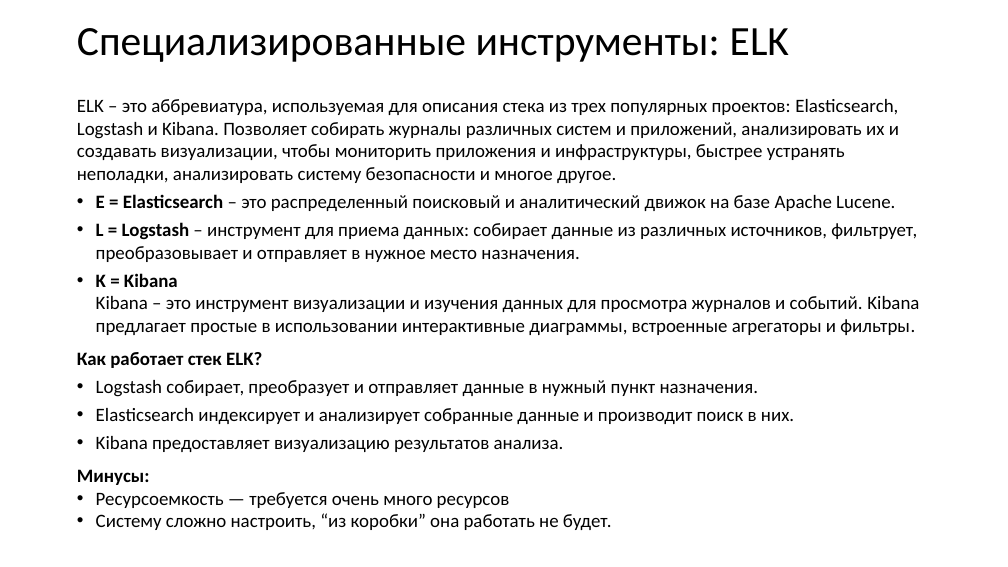
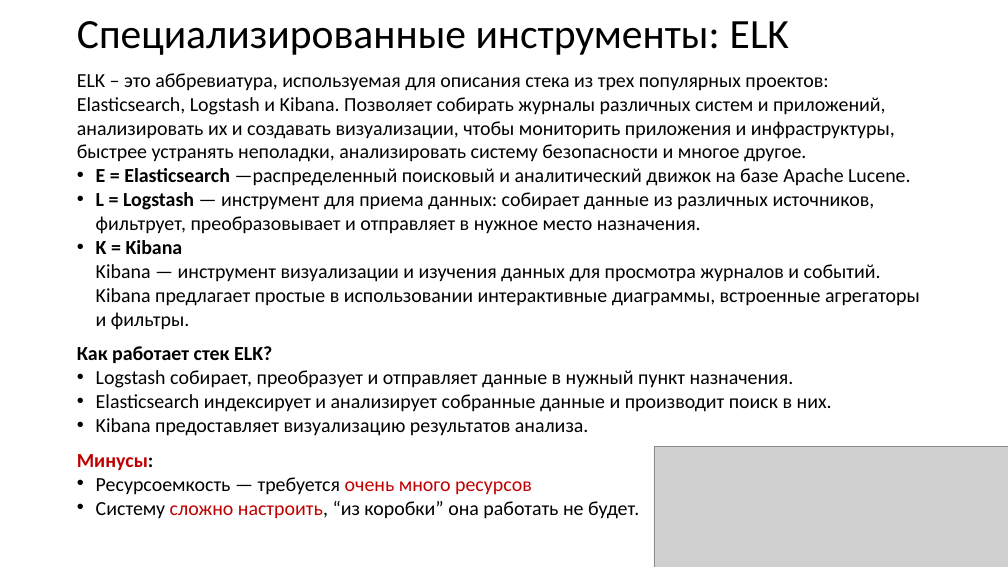
Before and after one commit to xtrueman/prog_instruments, a slide deck: slide 53 of presentations/Logging.pptx (slide 43 before the commit). Drawn at 1008x567 pixels with LibreOffice and Linux fonts; fonts in the diff are those of the drawing; grey boxes stand for pictures. Boxes give left, top, right and bottom in pixels: in the first picture for what was removed or moved away, otherwise in the second. Text is boxed around its words. In the diff, an @@ line names an element or a change of style, - is before the commit and + after.

```diff
--- a/presentations/Logging.pptx
+++ b/presentations/Logging.pptx
@@ title "Специализированные инструменты: ELK": place and size @@
-title "Специализированные инструменты: ELK" at [77,28,789,62]
+title "Специализированные инструменты: ELK" at [77,21,789,55]
@@ text "ELK – это аббревиатура, используемая ...": place and size @@
-text "ELK – это аббревиатура, используемая ..." at [77,99,919,530]
+text "ELK – это аббревиатура, используемая ..." at [77,73,920,519]
@@ text at [77,73,895,519]: size 18 to 19 pt in "ELK – это аббревиатура, используемая для описания ...", "Как работает стек ELK?", "Logstash собирает, преобразует и отправляет данные в ...", "Elasticsearch индексирует и анализирует собранные данные и ..." and 4 more places; text colour #000000 to #C00000 in "Минусы:", "очень много ресурсов", "сложно настроить,"; less space between paragraphs @@
@@ text at [96,168,920,330]: text changed; size 18 to 19 pt @@
-• E = Elasticsearch – это распределенный поисковый и аналитический движок на базе Apache Lucene.
-• L = Logstash – инструмент для приема данных: собирает данные из различных источников, фильтрует, преобразовывает и отправляет в нужное место назначения.
-• K = Kibana
-  Kibana – это инструмент визуализации и изучения данных для просмотра журналов и событий. Kibana предлагает простые в использовании интерактивные диаграммы, встроенные агрегаторы и фильтры.
+• E = Elasticsearch —распределенный поисковый и аналитический движок на базе Apache Lucene.
+• L = Logstash — инструмент для приема данных: собирает данные из различных источников, фильтрует, преобразовывает и отправляет в нужное место назначения.
+• K = Kibana
+  Kibana — инструмент визуализации и изучения данных для просмотра журналов и событий. Kibana предлагает простые в использовании интерактивные диаграммы, встроенные агрегаторы и фильтры.
@@ picture added at [654,446,1008,567] @@
```
Also in this commit, not shown: 20 other slides changed, 11 slides added, 1 other file.
